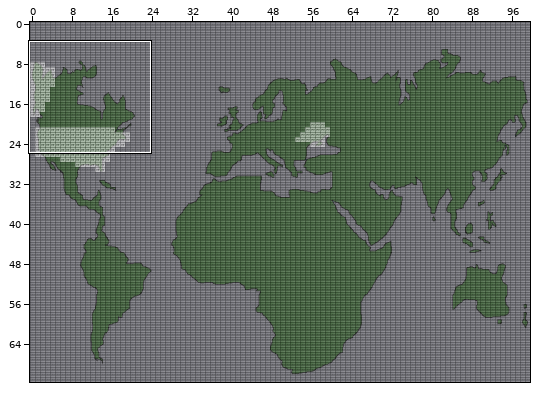
Tiled map, stored at assets/maps/default/mapTiles.tmx. Above: a wide view before the commit, with the close-up outlined.
Close-up. Before the edit:
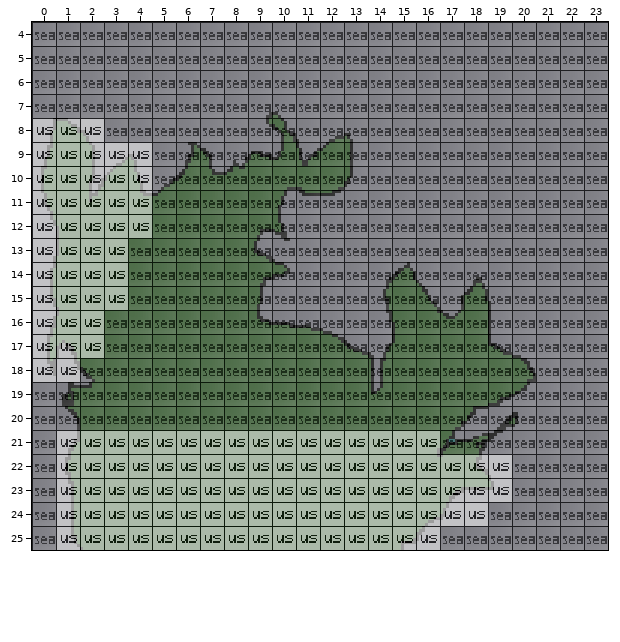
Cells are 16x16 px. Shown: x 0..23, y 4..25. Tiles whose own drawing changed are shown in their newer look in all pictures.
Now the later version:
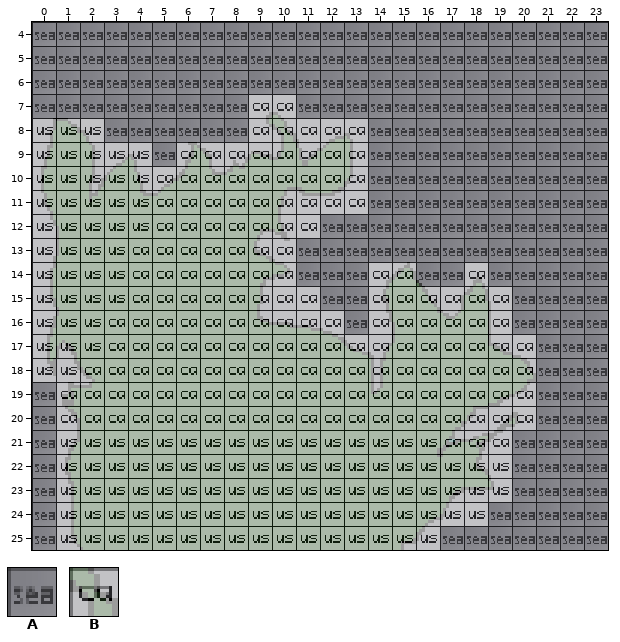
Key: from "int": A 0, B 3.
_ is an empty cell, . an unchanged one.
See-through tiles are keyed as they look on the map.
Change:
--- layer "Tile Layer 1"
@@ x 1..20 @@
- 7 ........AA..........
- 8 ........AAAAA.......
- 9 .....AAAAAAAA.......
-10 ....AAAAAAAAA.......
-11 ....AAAAAAAAA.......
-12 ....AAAAAAA.........
-13 ...AAAAAAA..........
-14 ...AAAAAAA...AA..A..
-15 ...AAAAAAAA..AAAAAA.
-16 ..AAAAAAAAAA.AAAAAA.
-17 ..AAAAAAAAAAAAAAAAAA
-18 .AAAAAAAAAAAAAAAAAAA
-19 AAAAAAAAAAAAAAAAAAAA
-20 AAAAAAAAAAAAAAAAAAAA
-21 ................AAA.
+ 7 ........BB..........
+ 8 ........BBBBB.......
+ 9 .....BBBBBBBB.......
+10 ....BBBBBBBBB.......
+11 ....BBBBBBBBB.......
+12 ....BBBBBBB.........
+13 ...BBBBBBB..........
+14 ...BBBBBBB...BB..B..
+15 ...BBBBBBBB..BBBBBB.
+16 ..BBBBBBBBBB.BBBBBB.
+17 ..BBBBBBBBBBBBBBBBBB
+18 .BBBBBBBBBBBBBBBBBBB
+19 BBBBBBBBBBBBBBBBBBBB
+20 BBBBBBBBBBBBBBBBBBBB
+21 ................BBB.
Changed places in both close-ups, as pixel boxes (x1, y1, x2, y2):
changed: (57, 95, 536, 454)
